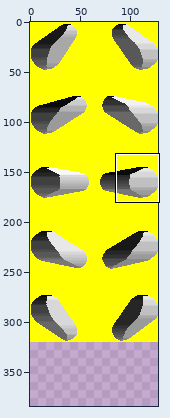
Two states of a sprite sheet, convert/flippers.gif. Above: a wide view before the commit, with the close-up outlined.
Close-up. Earlier state:
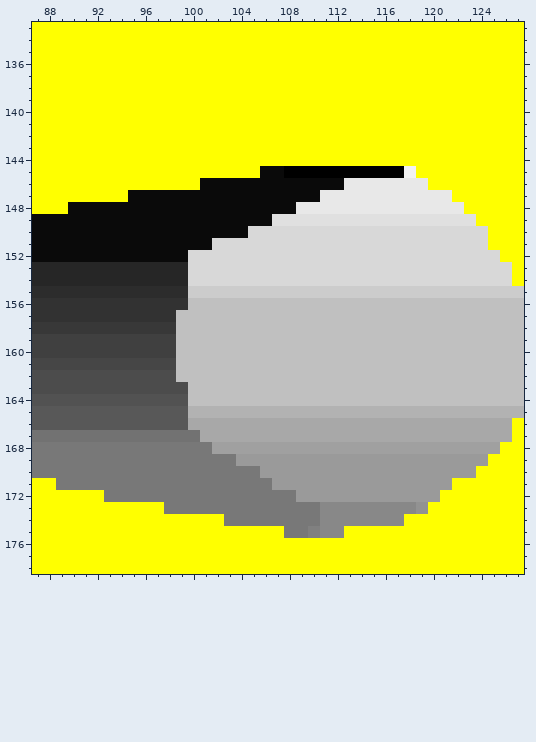
The file is 128x320 pixels. Colours within 5 levels of each other are drawn and written as one. Shown: x 87..127, y 133..178. The old version is drawn lined up with the new one, on the new canvas. The commit also changed other parts of the picture, which this record leaves out.
Once edited:
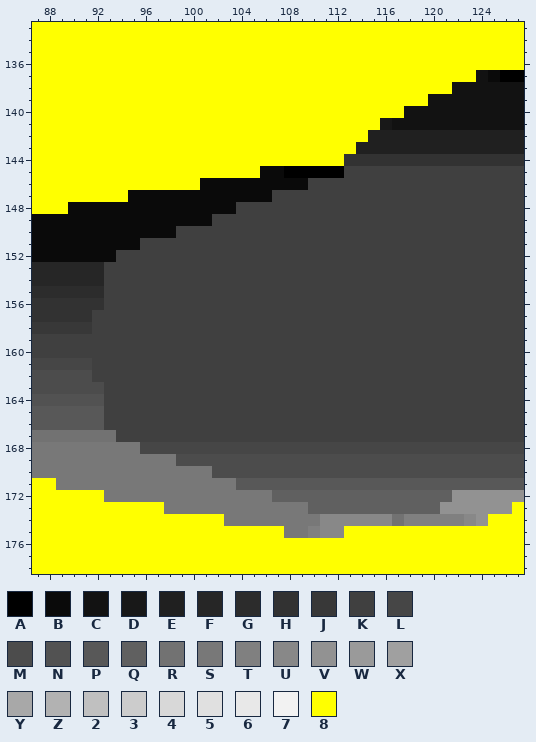
Palette (. is transparent): A #000000  B #0a0a0a  C #121212  D #181818  E #202020  F #262626  G #2c2c2c  H #323232  J #383838  K #404040  L #464646  M #4c4c4c  N #525252  P #585858  Q #606060  R #727272  S #787878  T #808080  U #888888  V #929292  W #9a9a9a  X #a0a0a0  Y #a8a8a8  Z #b2b2b2  2 #c0c0c0  3 #cccccc  4 #d8d8d8  5 #e0e0e0  6 #e8e8e8  7 #f2f2f2  8 #ffff00
Difference:
canvas 128x320 -> 128x384
y 137: x 124..127 8888 -> CBAA
y 138: x 122..127 888888 -> CCCCCC
y 139: x 120..127 88888888 -> CCCCCCCC
y 140: x 118..127 8888888888 -> CCCCCCCCCC
y 141: x 116..127 888888888888 -> DCCCCCCCCCCC
y 142: x 115..127 8888888888888 -> EEEEEEEEEEEEE
y 143: x 114..127 88888888888888 -> EEEEEEEEEEEEEE
y 144: x 113..127 888888888888888 -> HHHHHHHHHHHHHHH
y 145: x 113..127 AAAAA7888888888 -> KKKKKKKKKKKKKKK
y 146: x 110..127 BBB666666688888888 -> KKKKKKKKKKKKKKKKKK
y 147: x 107..127 BBBB66666666666888888 -> KKKKKKKKKKKKKKKKKKKKK
y 148: x 104..127 BBBBB6666666666666688888 -> KKKKKKKKKKKKKKKKKKKKKKKK
y 149: x 102..127 BBBBB555555555555555558888 -> KKKKKKKKKKKKKKKKKKKKKKKKKK
y 150: x 99..127 BBBBBB44444444444444444444888 -> KKKKKKKKKKKKKKKKKKKKKKKKKKKKK
y 151: x 96..127 BBBBBB44444444444444444444444888 -> KKKKKKKKKKKKKKKKKKKKKKKKKKKKKKKK
y 152: x 94..127 BBBBBB4444444444444444444444444488 -> KKKKKKKKKKKKKKKKKKKKKKKKKKKKKKKKKK
y 153..154: x 93..127 FFFFFFF4444444444444444444444444448 -> KKKKKKKKKKKKKKKKKKKKKKKKKKKKKKKKKKK
y 155: x 93..127 GGGGGGG3333333333333333333333333333 -> KKKKKKKKKKKKKKKKKKKKKKKKKKKKKKKKKKK
y 156: x 93..127 HHHHHHH2222222222222222222222222222 -> KKKKKKKKKKKKKKKKKKKKKKKKKKKKKKKKKKK
y 157: x 92..127 HHHHHHH22222222222222222222222222222 -> KKKKKKKKKKKKKKKKKKKKKKKKKKKKKKKKKKKK
y 158: x 92..127 JJJJJJJ22222222222222222222222222222 -> KKKKKKKKKKKKKKKKKKKKKKKKKKKKKKKKKKKK
y 159..160: x 99..127 22222222222222222222222222222 -> KKKKKKKKKKKKKKKKKKKKKKKKKKKKK
y 161: x 92..127 LLLLLLL22222222222222222222222222222 -> KKKKKKKKKKKKKKKKKKKKKKKKKKKKKKKKKKKK
y 162: x 92..127 MMMMMMM22222222222222222222222222222 -> KKKKKKKKKKKKKKKKKKKKKKKKKKKKKKKKKKKK
y 163: x 93..127 MMMMMMM2222222222222222222222222222 -> KKKKKKKKKKKKKKKKKKKKKKKKKKKKKKKKKKK
y 164: x 93..127 NNNNNNN2222222222222222222222222222 -> KKKKKKKKKKKKKKKKKKKKKKKKKKKKKKKKKKK
y 165: x 93..127 PPPPPPPZZZZZZZZZZZZZZZZZZZZZZZZZZZZ -> KKKKKKKKKKKKKKKKKKKKKKKKKKKKKKKKKKK
y 166: x 93..127 PPPPPPPYYYYYYYYYYYYYYYYYYYYYYYYYYY8 -> KKKKKKKKKKKKKKKKKKKKKKKKKKKKKKKKKKK
y 167: x 94..127 RRRRRRRYYYYYYYYYYYYYYYYYYYYYYYYYY8 -> KKKKKKKKKKKKKKKKKKKKKKKKKKKKKKKKKK
y 168: x 96..127 SSSSSSXXXXXXXXXXXXXXXXXXXXXXXX88 -> LLLLLLLLLLLLLLLLLLLLLLLLLLLLLLLL
y 169: x 99..127 SSSSSWWWWWWWWWWWWWWWWWWWWW888 -> MMMMMMMMMMMMMMMMMMMMMMMMMMMMM
y 170: x 102..127 SSSSWWWWWWWWWWWWWWWWWW8888 -> MMMMMMMMMMMMMMMMMMMMMMMMMM
y 171: x 104..127 SSSWWWWWWWWWWWWWWW888888 -> PPPPPPPPPPPPPPPPPPPPPPPP
y 172: x 107..127 SSWWWWWWWWWWWW8888888 -> QQQQQQQQQQQQQQQVVVVVV
y 173: x 110..126 SUUUUUUUUV8888888 -> QQQQQQQQQQQVVVVVV
y 174: x 117..124 U8888888 -> RTTTTTUV
Where, in picture pixels (left, top, right, bottom), the same in both close-ups:
changed: (92, 70, 524, 526)
